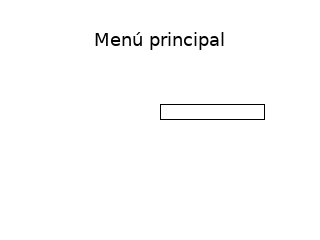
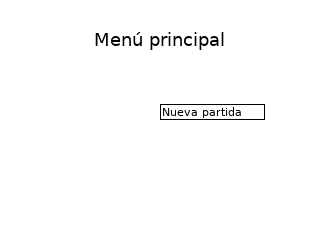
Revision of a layered 320×240 image; what changed, layer by layer:
added layer "Nueva partida" above "Portapapeles" over [163, 107, 241, 118]
